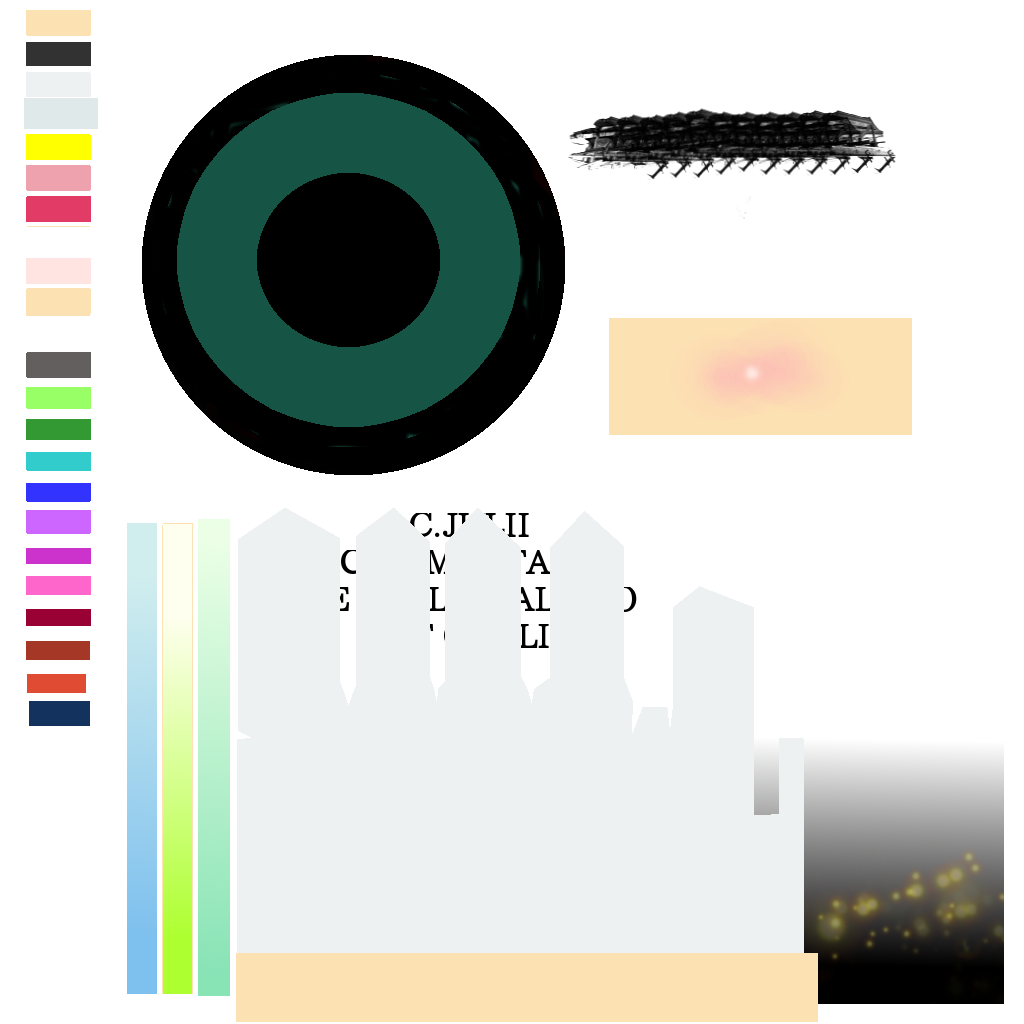
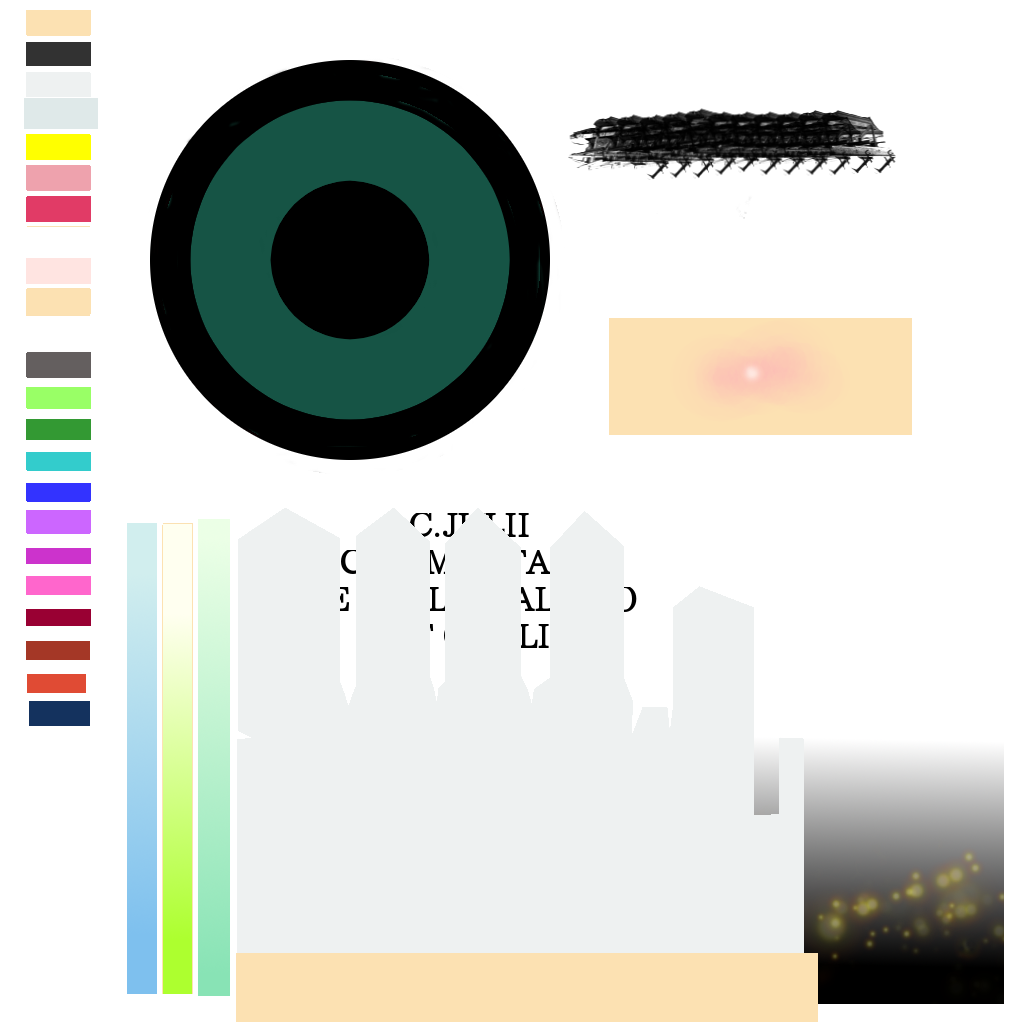
Revision of a layered 1024×1024 image; what changed, layer by layer:
painted on "WHITE" over [142, 55, 565, 475]
painted on "Colors" over [152, 73, 537, 447]
